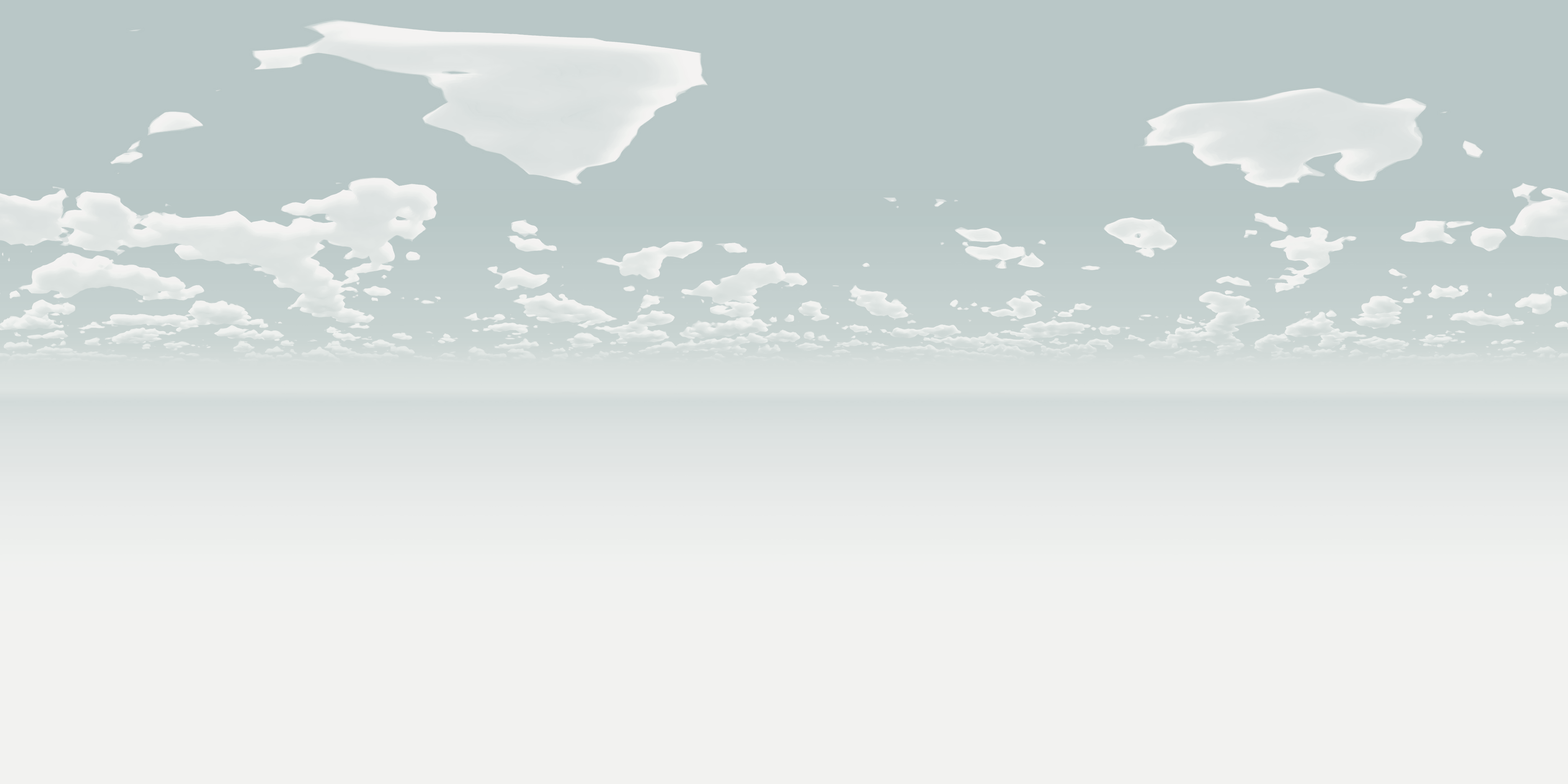
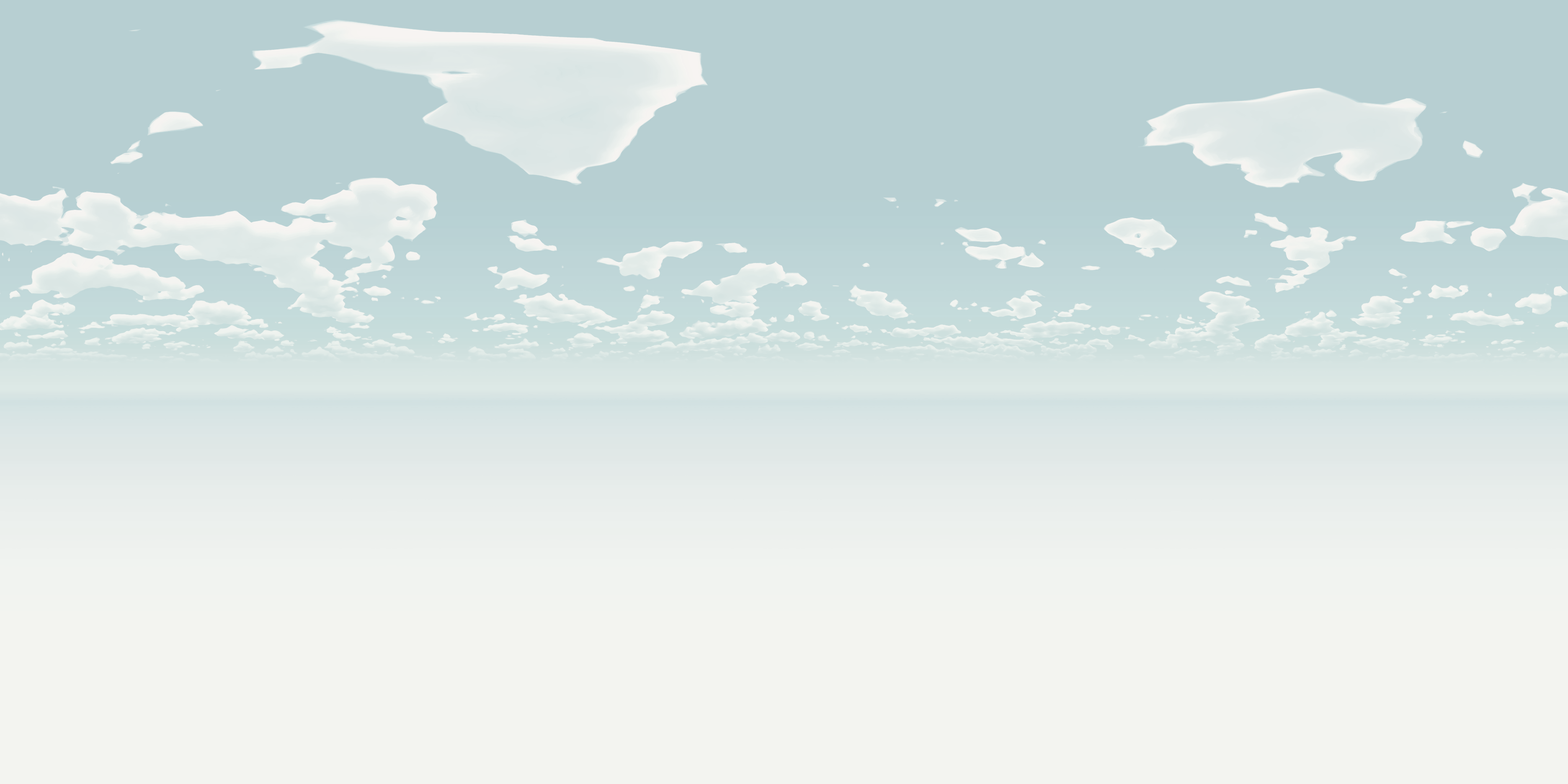
Layered file, before and after one edit (1568 × 784). Changes by layer:
pixels changed over [0, 0, 1568, 528] (layer not identified)